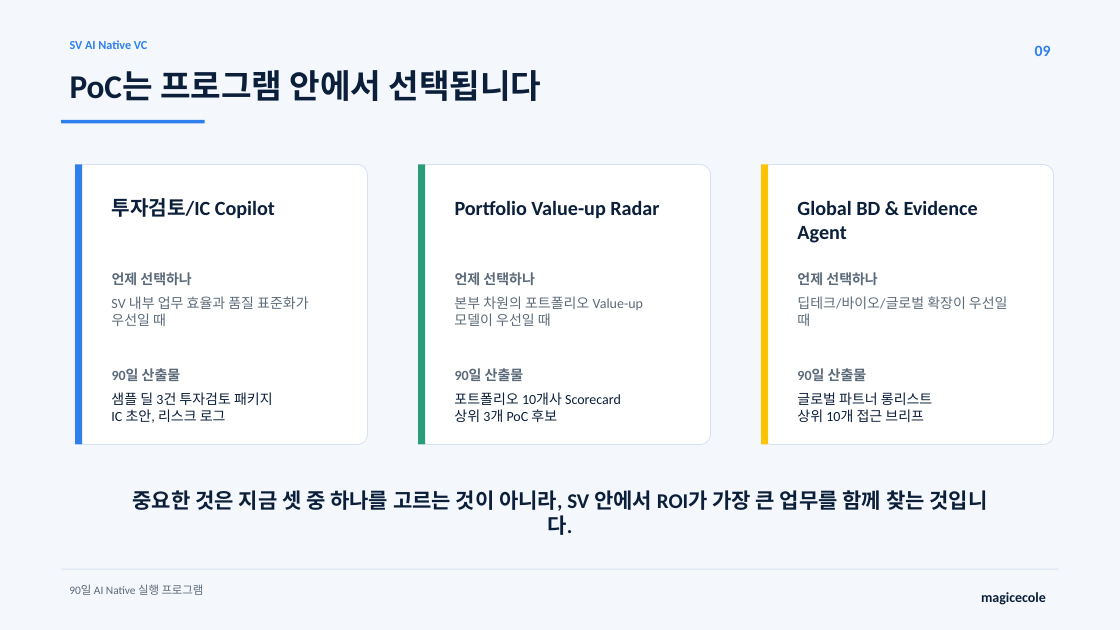
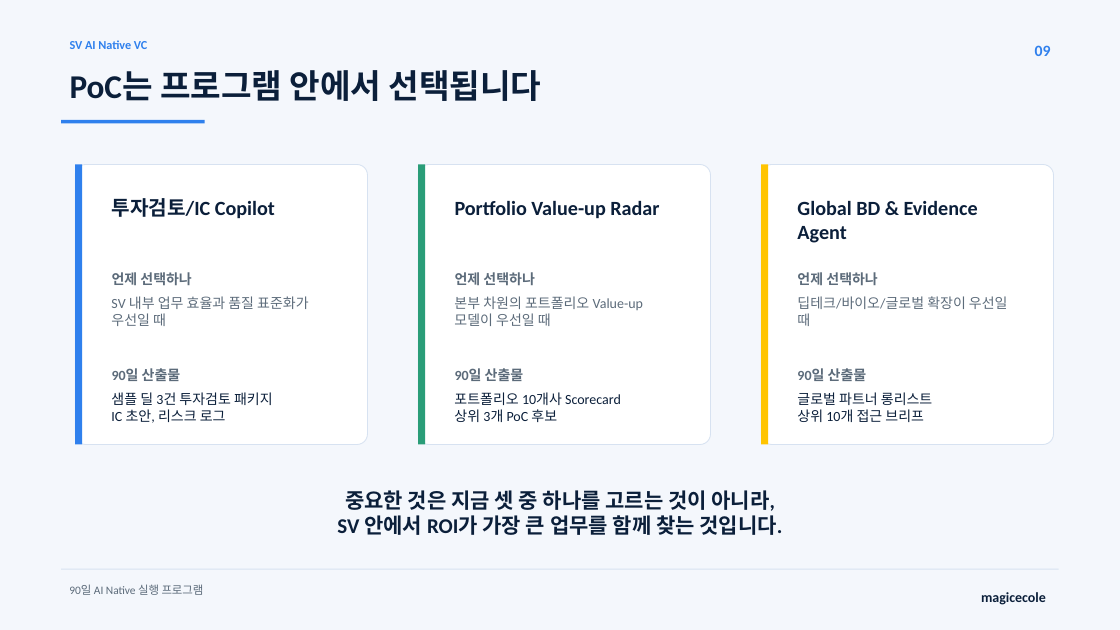
Before and after one commit to MagicecoleAI/svinvest-ai-native-vc-workshop, a slide deck: slide 9 of outputs/SV_AI_Native_90일_실행프로그램.pptx. Drawn at 1120x630 pixels with LibreOffice and Linux fonts; fonts in the diff are those of the drawing. Boxes give left, top, right and bottom in pixels: in the first picture for what was removed or moved away, otherwise in the second. Text is boxed around its words. In the diff, an @@ line names an element or a change of style, - is before the commit and + after.

```diff
--- a/outputs/SV_AI_Native_90일_실행프로그램.pptx
+++ b/outputs/SV_AI_Native_90일_실행프로그램.pptx
@@ text at box(337, 490, 783, 535): text changed @@
-중요한 것은 지금 셋 중 하나를 고르는 것이 아니라, SV 안에서 ROI가 가장 큰 업무를 함께 찾는 것입니다.
+중요한 것은 지금 셋 중 하나를 고르는 것이 아니라,
+SV 안에서 ROI가 가장 큰 업무를 함께 찾는 것입니다.
```
Also in this commit, not shown: 7 other slides changed, 1 slide removed, 1 other file.
